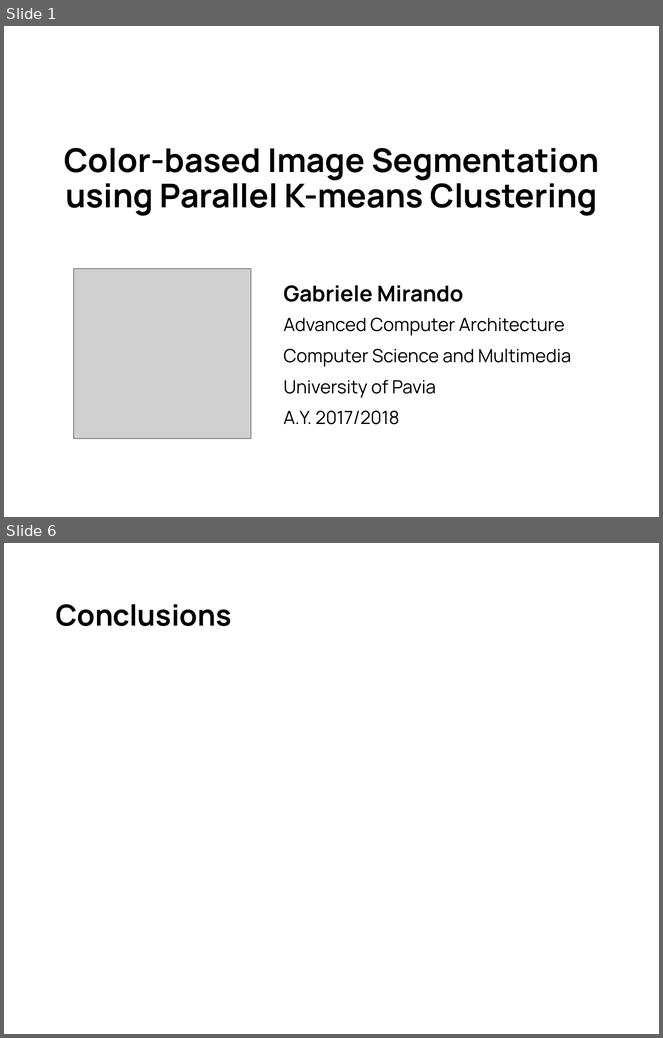
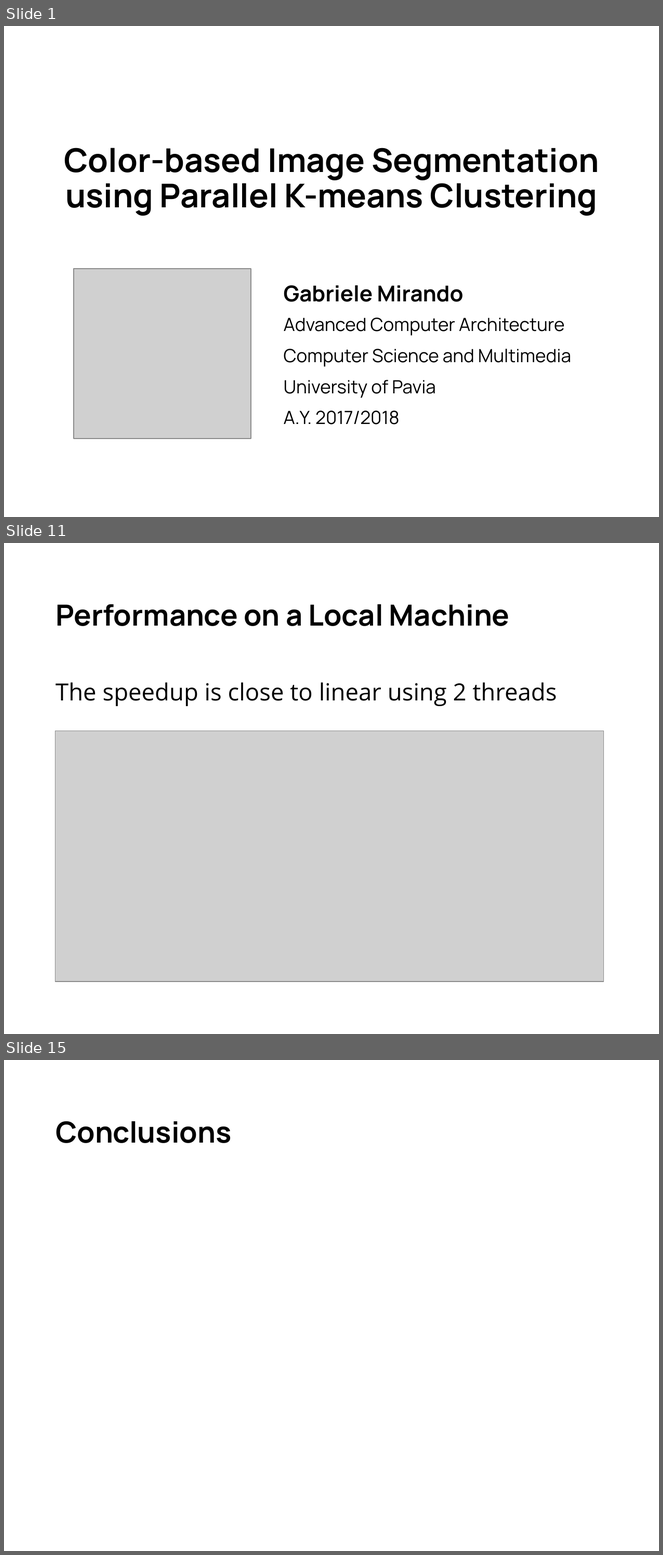
Before and after one commit to gabrielemirando/image-segmentation, a slide deck: docs/pres.pptx. Shown one above the other, each under a label of ours: slides 1 and 6 before the commit, slides 1, 11 and 15 after it; the slides between them are not shown. The pictures are 663x1038 and 663x1555 pixels, drawn with LibreOffice and Linux fonts; fonts in the diff are those of the drawing; grey boxes stand for pictures; background and template pictures are left out. Boxes give left, top, right and bottom in pixels: in the first picture for what was removed or moved away, otherwise in the second. Text is boxed around its words. In the diff, an @@ line names an element or a change of style, - is before the commit and + after.

```diff
--- a/docs/pres.pptx
+++ b/docs/pres.pptx
@@ slide 11 added at box(4, 543, 659, 1034), background #FFFFFF @@
@@ title added at box(55, 604, 509, 626), 32 pt, text #000000, bold @@
+Performance on a Local Machine
@@ text added at box(55, 682, 557, 706), 26 pt, text #000000 @@
+The speedup is close to linear using 2 threads
@@ picture added at box(55, 731, 604, 982) @@
@@ what was slide 6 is now slide 15 @@
```
Also in this commit, not shown: 3 slides changed, 9 other slides added, 1 slide removed, 2 other files.
